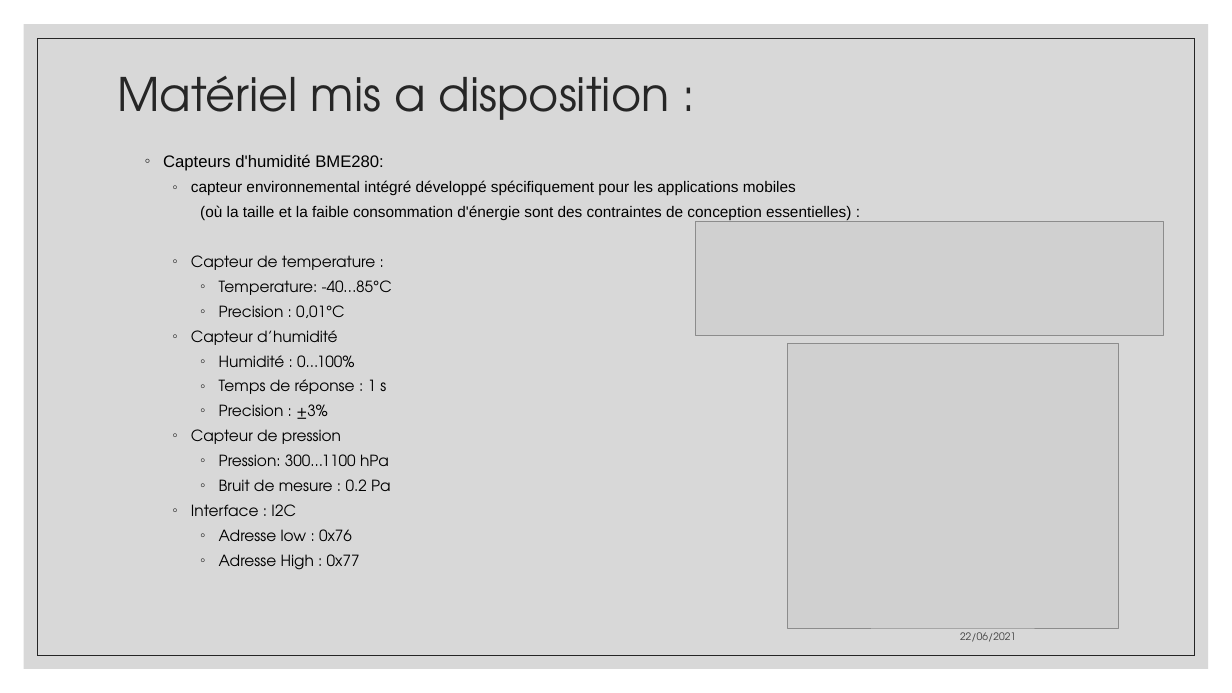
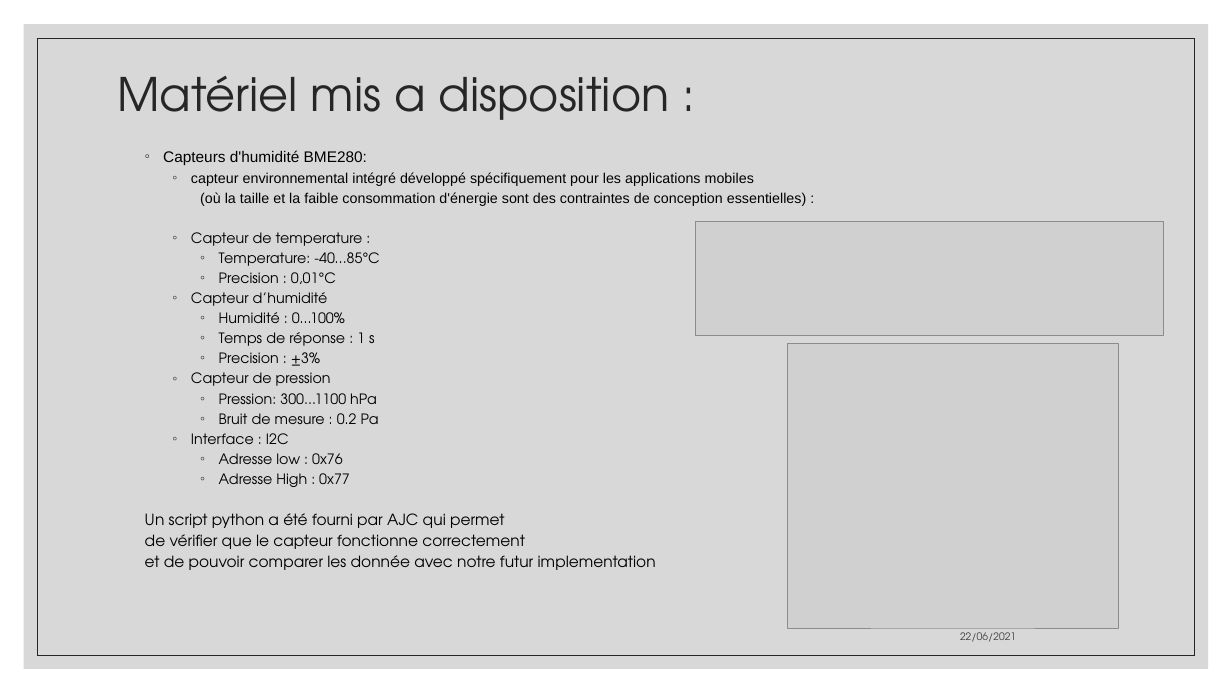
Before and after one commit to aiekick/ProjectStationMeteo, a slide deck: slide 5 of doc/StationMeteo_Soutenance_Stephane.pptx. Drawn at 1232x693 pixels with LibreOffice and Linux fonts; fonts in the diff are those of the drawing; grey boxes stand for pictures. Boxes give left, top, right and bottom in pixels: in the first picture for what was removed or moved away, otherwise in the second. Text is boxed around its words. In the diff, an @@ line names an element or a change of style, - is before the commit and + after.

```diff
--- a/doc/StationMeteo_Soutenance_Stephane.pptx
+++ b/doc/StationMeteo_Soutenance_Stephane.pptx
@@ text at (163,150,806,487): size 13 to 12 pt in "Capteurs d'humidité BME280:"; size 12 to 11.1 pt in "capteur environnemental intégré développé spécifiquement pou ...", "(où la taille et la faible consommation ...", "Capteur de temperature :", "Temperature: -40…85°C" and 11 more places; line spacing 1 to 0.8 @@
@@ text at (145,513,656,570): paragraphs added @@
+  Un script python a été fourni par AJC qui permet
+  de vérifier que le capteur fonctionne correctement
+  et de pouvoir comparer les donnée avec notre futur implementation
```
Also in this commit, not shown: 6 other slides changed, 10 slides added, 3 slides removed.
